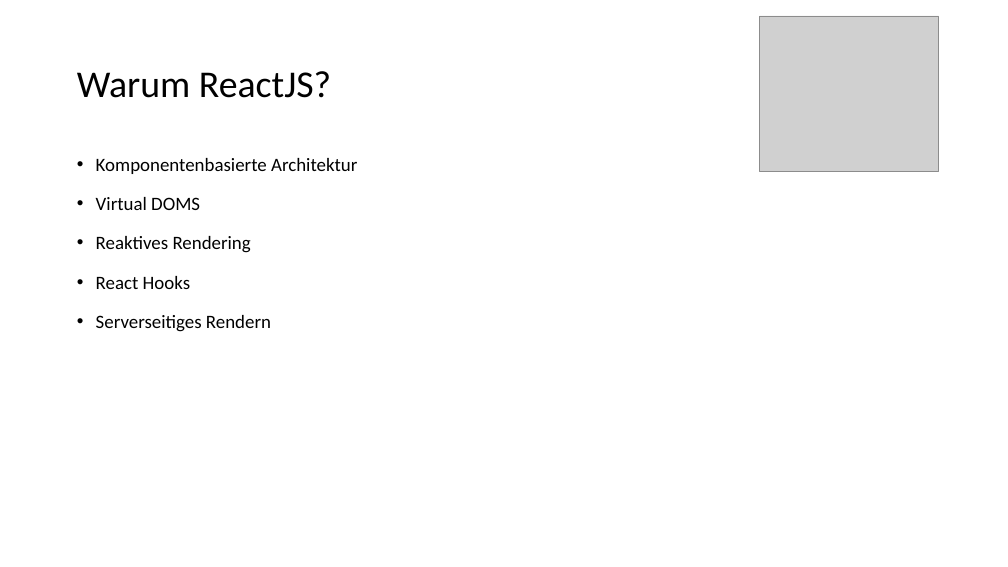
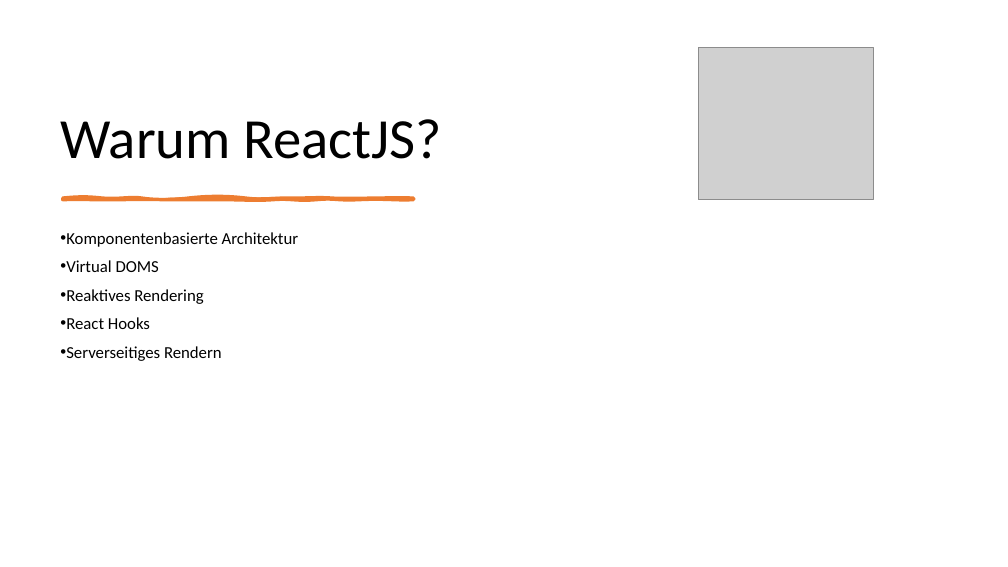
Before and after one commit to RocordJavaScript2023/realtime, a slide deck: slide 17 of presentation/realtime.pptx (slide 18 before the commit). Drawn at 1008x567 pixels with LibreOffice and Linux fonts; fonts in the diff are those of the drawing; grey boxes stand for pictures. Boxes give left, top, right and bottom in pixels: in the first picture for what was removed or moved away, otherwise in the second. Text is boxed around its words. In the diff, an @@ line names an element or a change of style, - is before the commit and + after.

```diff
--- a/presentation/realtime.pptx
+++ b/presentation/realtime.pptx
@@ title "Warum ReactJS?": place and size @@
-title "Warum ReactJS?" at <box>77,71,331,98</box>
+title "Warum ReactJS?" at <box>60,119,442,159</box>
@@ title "Warum ReactJS?" at <box>60,119,442,159</box>: size 36 to 54 pt; vertical alignment middle to bottom @@
@@ picture: place and size @@
-picture at <box>760,16,939,172</box>
+picture at <box>698,48,873,200</box>
@@ freeform shape added at <box>63,198,414,200</box>, fill #ED7D31, outline #ED7D31 3.25 pt @@
@@ text "Komponentenbasierte Architektur": place and size @@
-text "Komponentenbasierte Architektur" at <box>96,158,357,332</box>
+text "Komponentenbasierte Architektur" at <box>66,232,298,361</box>
@@ text "Komponentenbasierte Architektur" at <box>66,232,298,361</box>: size 18 to 16 pt @@
```
Also in this commit, not shown: 16 other slides changed, 4 slides removed.
